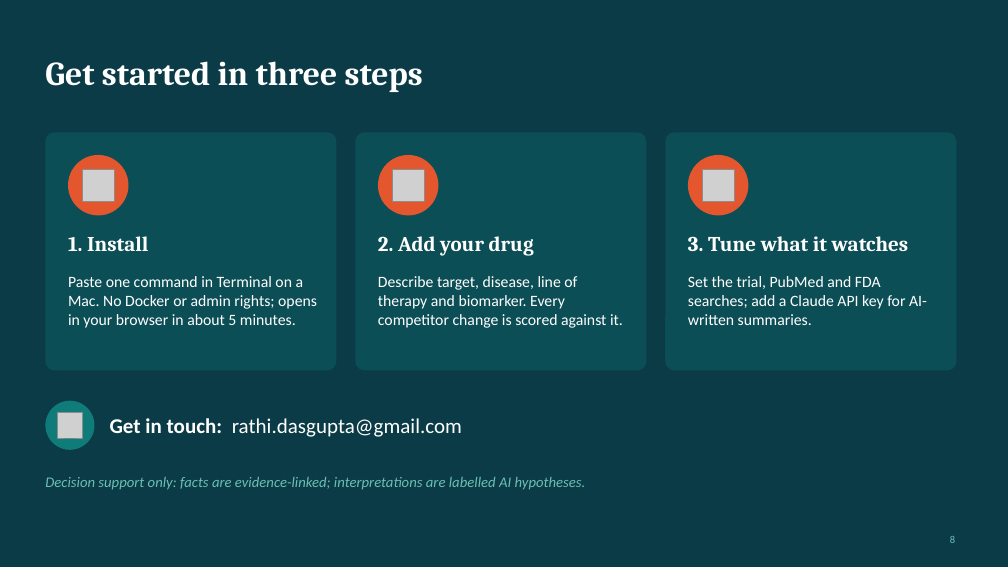
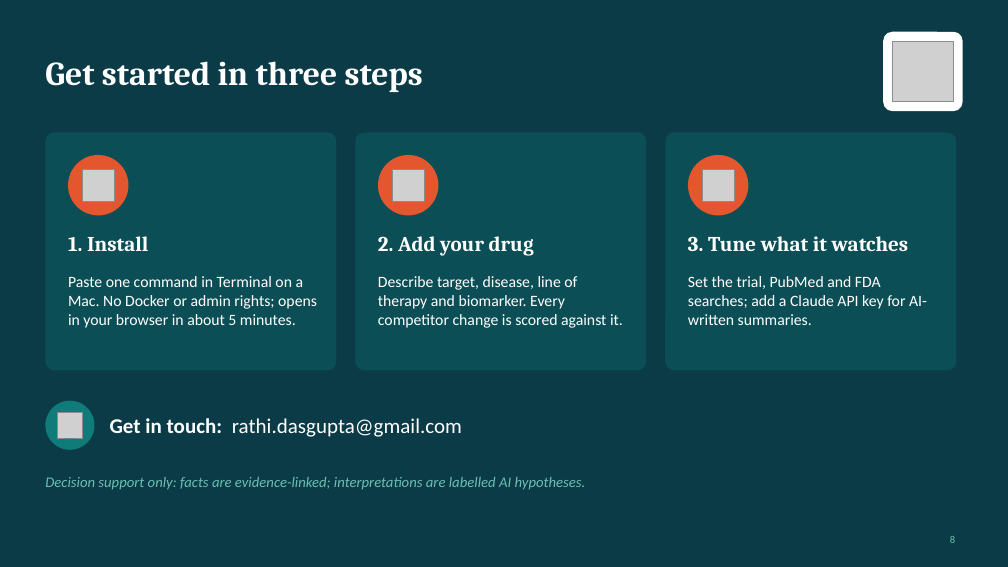
Before and after one commit to rathixdata/XData-Competitive-Clinical-Intelligence-Agent, a slide deck: slide 8 of docs/XData_CI_Agent_Overview.pptx. Drawn at 1008x567 pixels with LibreOffice and Linux fonts; fonts in the diff are those of the drawing; grey boxes stand for pictures; background and template pictures are left out. Boxes give left, top, right and bottom in pixels: in the first picture for what was removed or moved away, otherwise in the second. Text is boxed around its words. In the diff, an @@ line names an element or a change of style, - is before the commit and + after.

```diff
--- a/docs/XData_CI_Agent_Overview.pptx
+++ b/docs/XData_CI_Agent_Overview.pptx
@@ rounded rectangle added at <box>883,32,963,111</box>, fill #FFFFFF @@
@@ picture added at <box>892,42,954,102</box> @@
```
Also in this commit, not shown: 7 other slides changed, 10 other files.
